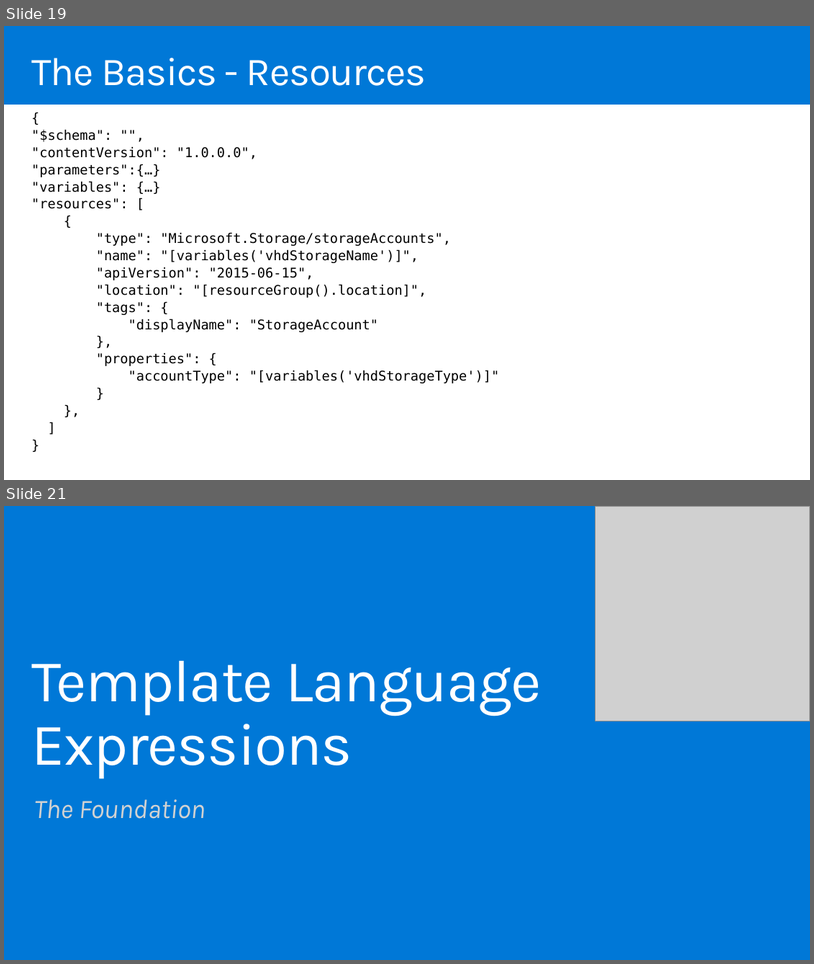
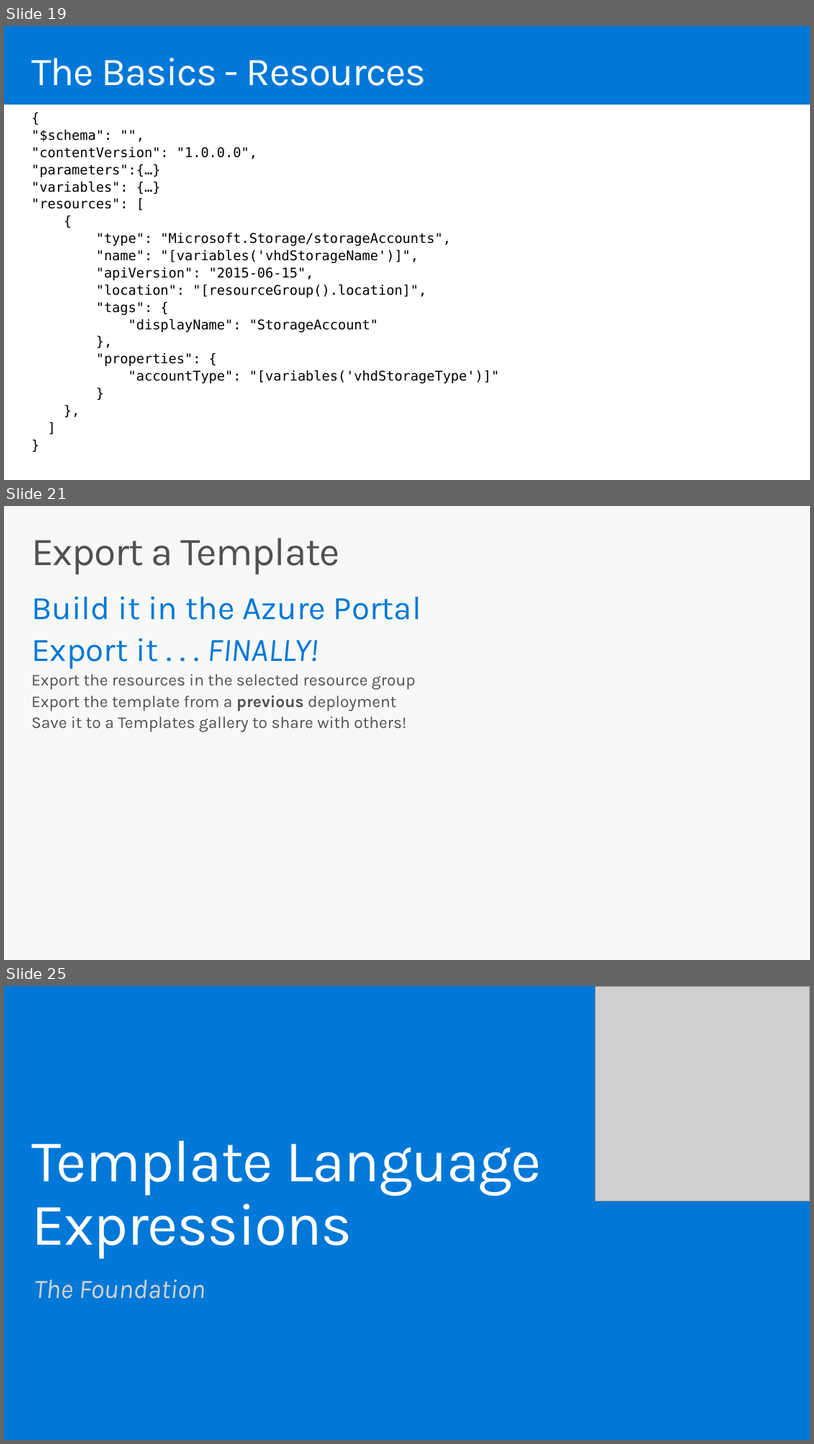
Before and after one commit to mcollier/StirTrek2016, a slide deck: Work on Your ARM Strength.pptx. Shown one above the other, each under a label of ours: slides 19 and 21 before the commit, slides 19, 21 and 25 after it; the slides between them are not shown. The pictures are 814x964 and 814x1444 pixels, drawn with LibreOffice and Linux fonts; fonts in the diff are those of the drawing; grey boxes stand for pictures. Boxes give left, top, right and bottom in pixels: in the first picture for what was removed or moved away, otherwise in the second. Text is boxed around its words. In the diff, an @@ line names an element or a change of style, - is before the commit and + after.

Commit message:
Added slides on template export; Adjustments to demo flow.

```diff
--- a/Work on Your ARM Strength.pptx
+++ b/Work on Your ARM Strength.pptx
@@ slide 21 added at box(4, 506, 810, 960), background #F8F8F8 @@
@@ title added at box(31, 538, 340, 574), 47 pt, text #505050 @@
+Export a Template
@@ text added at box(31, 596, 422, 732), 19.6 pt, text #505050 @@
+Build it in the Azure Portal
+Export it . . . FINALLY!
+  Export the resources in the selected resource group
+  Export the template from a previous deployment
+  Save it to a Templates gallery to share with others!
@@ what was slide 21 is now slide 25 @@
```
Also in this commit, not shown: 3 slides changed, 3 other slides added, 1 slide removed, 1 other file.
